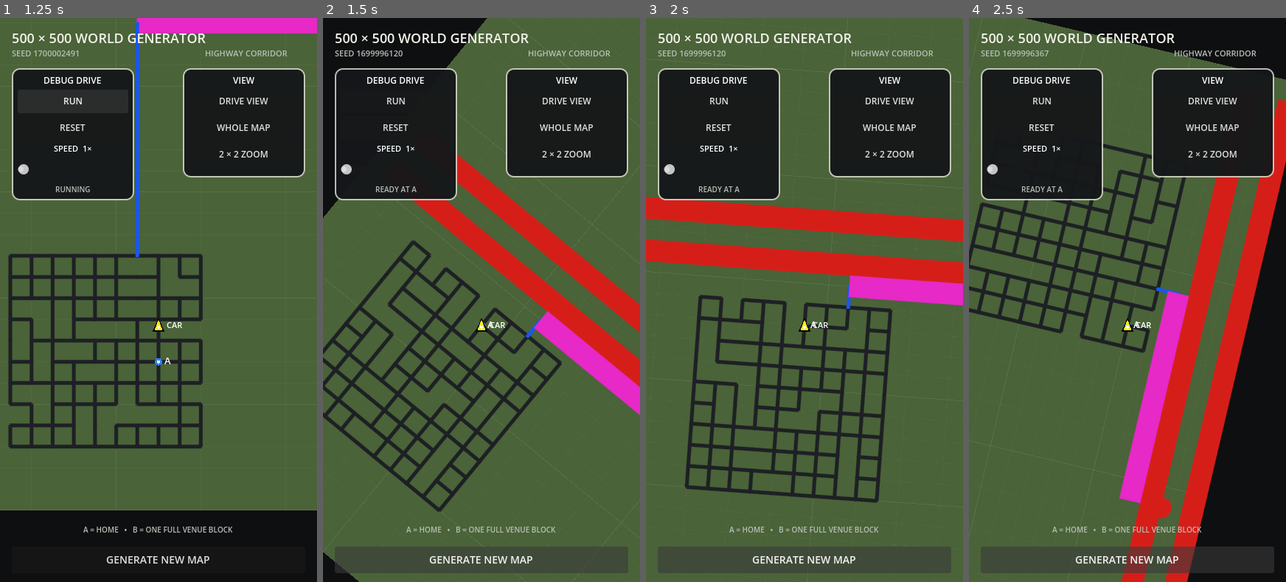
Above: before the commit, frames 1-4 (left to right).
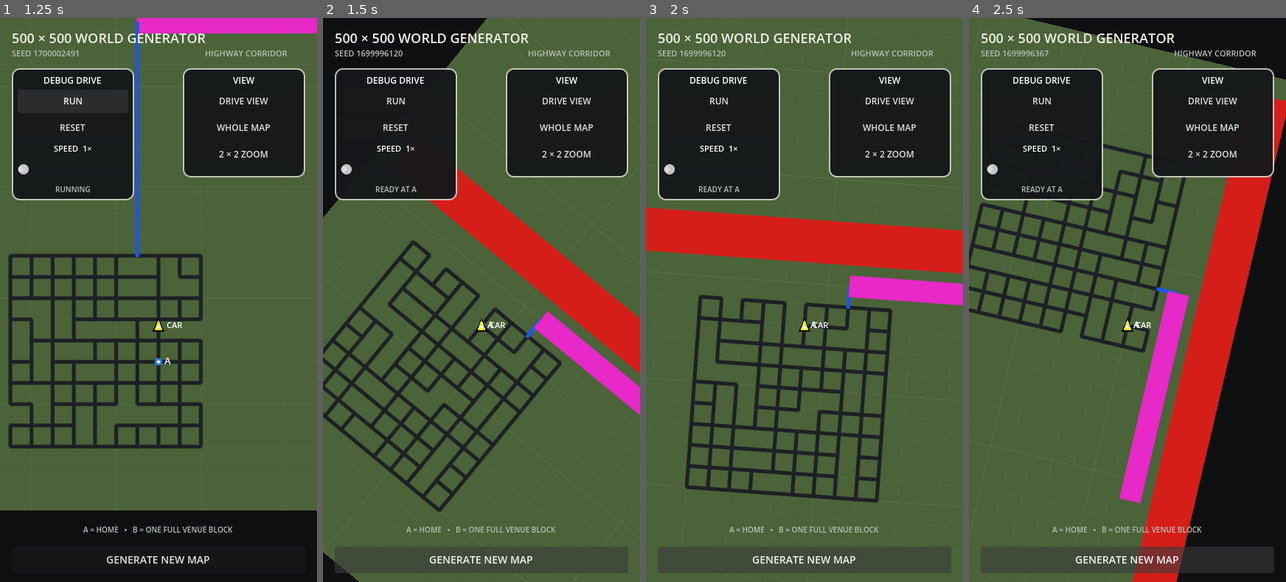
Above: after the commit, the same moments.

Repository: patrickcallahancomedy/comedian
Game: Godot game, scene res://scenes/drive/grid_world_prototype.tscn
Two runs of this game, one before a commit and one after it. Both use one fixed random seed, a clock stepped at 60 frames per second and the inputs below. This scene is started directly instead of the project's main scene.
Inputs:
- Up to frame 1 (1.25 s): click "RUN" at 0.5 s
- Up to frame 2 (1.5 s): click "GENERATE NEW MAP" at 1.25 s
- Up to frame 3 (2 s): no input
- Up to frame 4 (2.5 s): click "GENERATE NEW MAP" at 2 s

Frame 1 is identical in both runs. In frame 2, 6.1% of the frame differs, in the area x 28-100%, y 24-66%; in frame 3, 7.7%; in frame 4, 10%, in the area x 47-100%, y 14-100%.

Commit message:
Remove gap between highway lanes

Diff:
--- a/godot/scripts/drive/grid_world_map.gd
+++ b/godot/scripts/drive/grid_world_map.gd
@@ -399,7 +399,7 @@
 func _draw_two_lane_highway(start: Vector2, finish: Vector2) -> void:
 	# Keep the approved outer lane positions and remove only the center lane.
 	# This preserves the existing car and pink-ramp merge alignment.
-	var lane_spacing := float(generator.HIGHWAY_LANE_SPACING)
+	var lane_spacing := float(generator.HIGHWAY_LANE_CENTER_OFFSET)
 	var perpendicular := Vector2.ZERO
 	if is_equal_approx(start.y, finish.y):
 		perpendicular = Vector2(0.0, 1.0)
